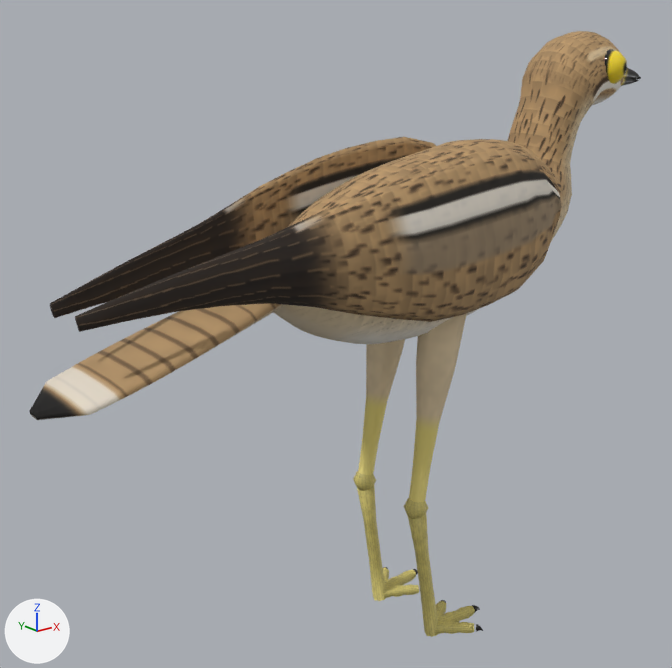
What one commit did to the glTF model assets_src/birds/curlew_alert.glb.
The view is the same before and after, from a 50 mm camera at (-0.318, -0.337, 0.313) aimed at (-0.031, 0.022, 0.169). Every picture has the same lights, and +X, +Y and +Z are marked at lower left. The first picture is the older version. Where no turn or scale is listed for an object, it has been applied to the vertices. Vertices at exactly the same position are counted once.

Objects in the first picture: 'curlew_body'.
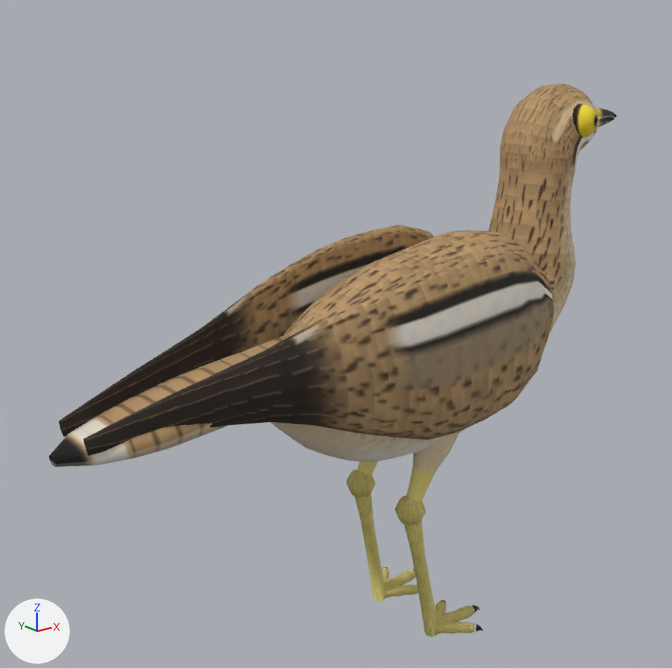
The change, as a diff of the scene's bpy script:
```diff
--- a/assets_src/birds/curlew_alert.glb.py
+++ b/assets_src/birds/curlew_alert.glb.py
@@ me_curlew_body @@
-me_curlew_body.from_pydata(...)  # 2594 vertices, 5084 faces; spans x -0.2..0.183, y -0.05..0.05, z -0.001..0.319
+me_curlew_body.from_pydata(...)  # 2594 vertices, 5084 faces; spans x -0.194..0.163, y -0.05..0.05, z -0.001..0.291
+# me_curlew_body part 1: the loose piece of 92 vertices spanning x 0.146..0.183, y -0.005..0.005, z 0.291..0.302 is turned -6 degrees about the y axis through its middle, then moved by (-0.021, 0.0, -0.023)
+# me_curlew_body part 2: the loose piece of 42 vertices spanning x 0.146..0.181, y -0.005..0.005, z 0.286..0.295 is turned -6 degrees about the y axis through its middle, then moved by (-0.02, 0.0, -0.023)
+# me_curlew_body part 3: the loose piece of 100 vertices spanning x 0.117..0.136, y -0.027..-0.009, z 0.29..0.309 is turned -16.3 degrees about the y axis through its middle, then moved by (-0.022, 0.0, -0.028)
+# me_curlew_body part 4: the loose piece of 170 vertices spanning x -0.184..0.073, y 0.011..0.05, z 0.186..0.265 is multiplied about its middle by the matrix ((1.006, 0.0, -0.034), (0.0, 1.0, 0.0), (-0.034, 0.001, 1.194)), then moved by (-0.001, 0.0, -0.052)
+# me_curlew_body part 5: the loose piece of 170 vertices spanning x -0.184..0.073, y -0.05..-0.011, z 0.186..0.265 is multiplied about its middle by the matrix ((1.006, 0.0, -0.034), (0.0, 1.0, 0.0), (-0.034, -0.001, 1.194)), then moved by (-0.001, 0.0, -0.052)
+# me_curlew_body part 6: the loose piece of 52 vertices spanning x -0.016..0.016, y 0.007..0.031, z 0.08..0.187 is multiplied about its middle by the matrix ((0.928, 0.006, 0.052), (0.001, 1.0, 0.006), (-0.346, 0.013, 0.489)), then moved by (-0.001, 0.0, -0.032)
+# me_curlew_body part 7: the loose piece of 52 vertices spanning x -0.016..0.016, y -0.031..-0.007, z 0.08..0.187 is multiplied about its middle by the matrix ((0.928, -0.006, 0.052), (-0.001, 1.0, -0.006), (-0.346, -0.013, 0.489)), then moved by (-0.001, 0.0, -0.032)
+# me_curlew_body part 8: the loose piece of 34 vertices spanning x -0.017..0.006, y 0.015..0.026, z -0.001..0.082 is multiplied about the mesh origin by the matrix ((0.999, 0.001, -0.042), (-0.001, 1.0, -0.008), (0.042, 0.008, 0.999))
+# me_curlew_body part 9: the loose piece of 42 vertices spanning x -0.018..-0.006, y 0.014..0.027, z 0.074..0.087 is scaled about its middle by 1.28, then moved by (-0.003, -0.001, -0.001)
+# me_curlew_body part 10: the loose piece of 34 vertices spanning x -0.017..0.006, y -0.026..-0.015, z -0.001..0.082 is multiplied about the mesh origin by the matrix ((0.999, -0.001, -0.042), (0.001, 1.0, 0.008), (0.042, -0.008, 0.999))
+# me_curlew_body part 11: the loose piece of 42 vertices spanning x -0.018..-0.006, y -0.027..-0.014, z 0.074..0.087 is scaled about its middle by 1.28, then moved by (-0.003, 0.001, -0.001)
+# me_curlew_body part 12: 1208 of 2594 vertices moved; they spanned x -0.2..0.153, y -0.043..0.043, z 0.169..0.319 and now span x -0.194..0.133, y -0.043..0.043, z 0.104..0.291; mean shift (-0.001, 0.0, -0.046); largest move (-0.005, 0.0, 0.169) -> (0.001, 0.0, 0.104)
+# other edits to the shape of me_curlew_body do not show in these pictures
 me_curlew_body.materials.append(mat_curlew)
```

Boxes [x1, y1, x2, y2] around the edits, measured in the pictures (672 x 668 px; the box of a moved part takes in the faces that stretch with it):
'curlew_body', reshaped (7% narrower, 9% shorter): before [29, 31, 641, 637]; after [49, 84, 617, 637]
part 1 of me_curlew_body, moved or reshaped: before [624, 68, 641, 79]; after [595, 108, 617, 121]
part 2 of me_curlew_body, moved or reshaped: before [621, 78, 638, 86]; after [597, 118, 615, 127]
part 3 of me_curlew_body, moved or reshaped: before [605, 49, 627, 84]; after [573, 104, 598, 138]
part 4 of me_curlew_body, moved or reshaped: before [50, 137, 436, 318]; after [59, 225, 434, 437]
part 5 of me_curlew_body, moved or reshaped: before [75, 148, 561, 332]; after [83, 246, 554, 456]
part 6 of me_curlew_body, moved or reshaped (mostly hidden afterwards): before [358, 339, 405, 475]; after [357, 461, 378, 475]
part 7 of me_curlew_body, moved or reshaped: before [409, 313, 467, 503]; after [406, 431, 460, 501]
part 8 of me_curlew_body, moved or reshaped: before [357, 485, 386, 601]; after [355, 493, 385, 601]
part 9 of me_curlew_body, moved or reshaped: before [353, 471, 376, 491]; after [346, 469, 375, 497]
part 10 of me_curlew_body, moved or reshaped: before [408, 513, 438, 637]; after [404, 520, 438, 637]
part 11 of me_curlew_body, moved or reshaped: before [404, 498, 428, 519]; after [395, 496, 426, 525]
part 12 of me_curlew_body, moved or reshaped: before [29, 31, 624, 420]; after [49, 84, 597, 467]
